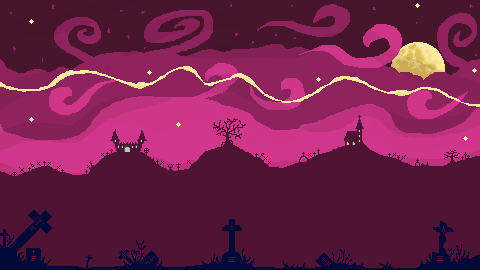
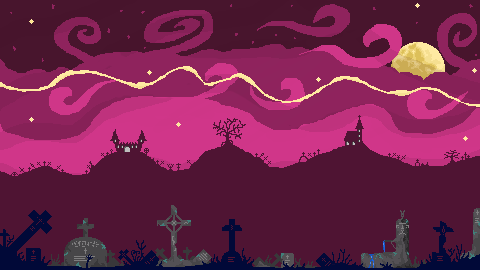
Comparing the layer stacks of the two 480 x 270 images. Changes:
renamed "Walls" to "Ebene 1", painted on it over [47, 153, 480, 268]
